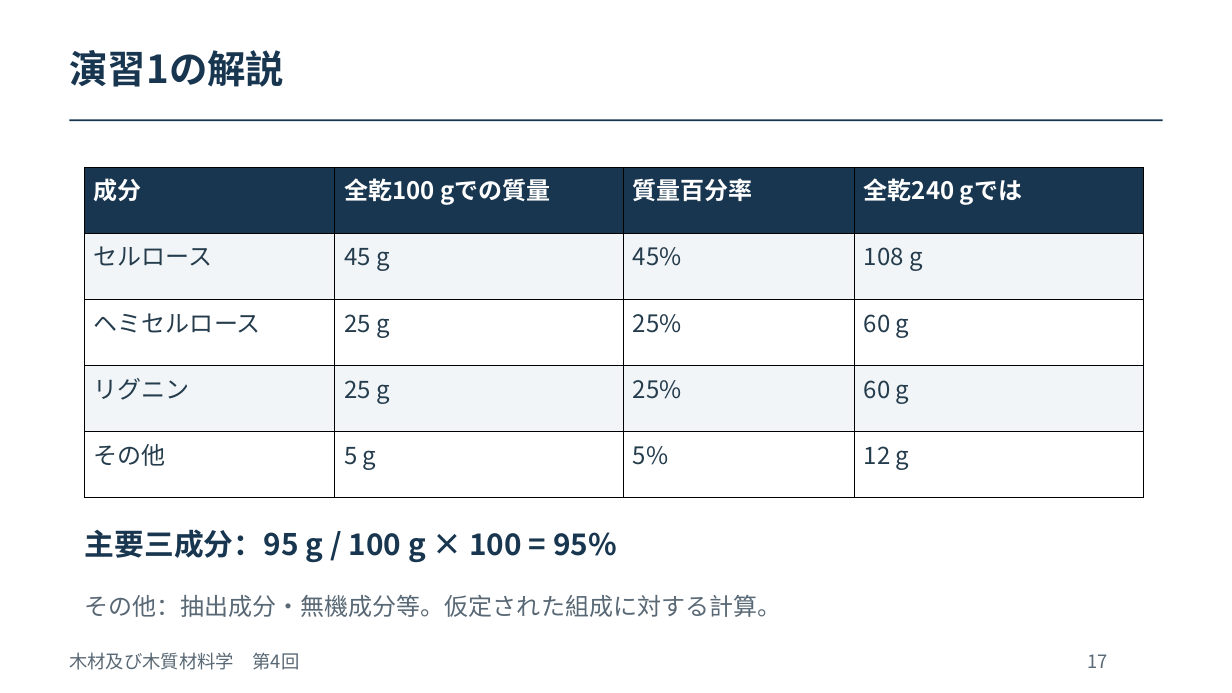
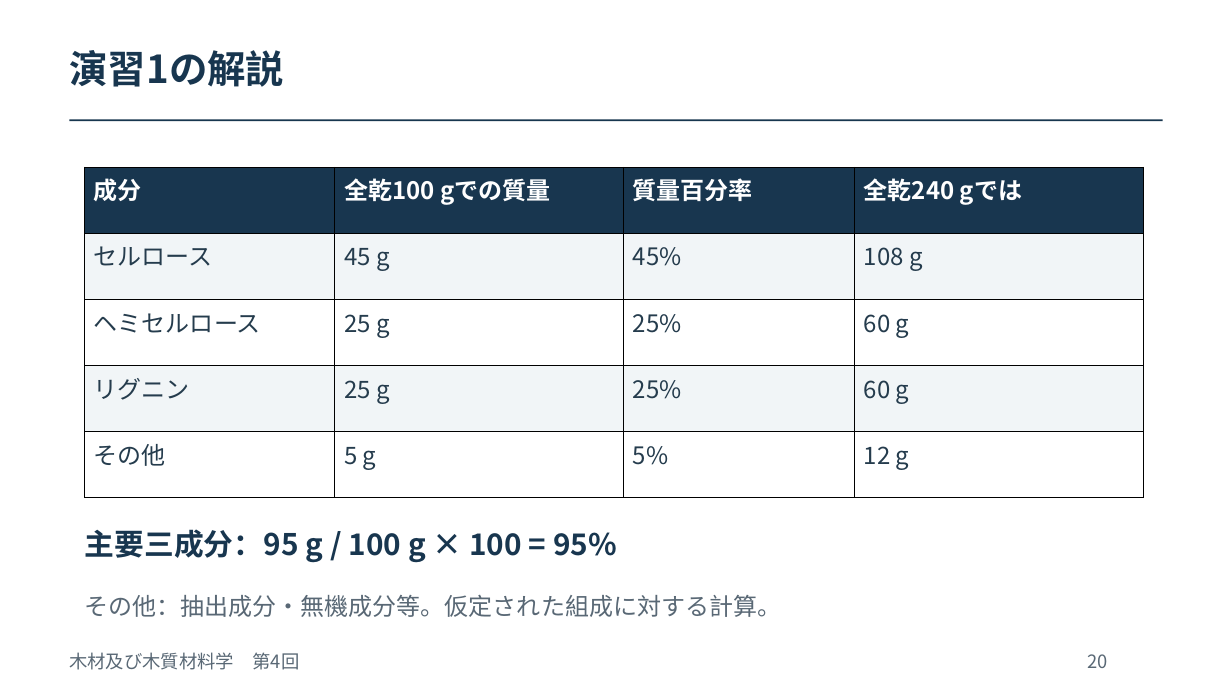
Before and after one commit to zooc-14calbp/wood-science-course, a slide deck: slide 23 of 第04回/04_オンデマンド_授業スライド.pptx (slide 19 before the commit). Drawn at 1232x693 pixels with LibreOffice and Linux fonts; fonts in the diff are those of the drawing. Boxes give left, top, right and bottom in pixels: in the first picture for what was removed or moved away, otherwise in the second. Text is boxed around its words. In the diff, an @@ line names an element or a change of style, - is before the commit and + after.

```diff
--- a/第04回/04_オンデマンド_授業スライド.pptx
+++ b/第04回/04_オンデマンド_授業スライド.pptx
@@ text at (1088,654,1108,668): text changed @@
-17
+20
```
Also in this commit, not shown: 24 other slides changed, 4 slides added, 1 slide removed, 12 other files.
